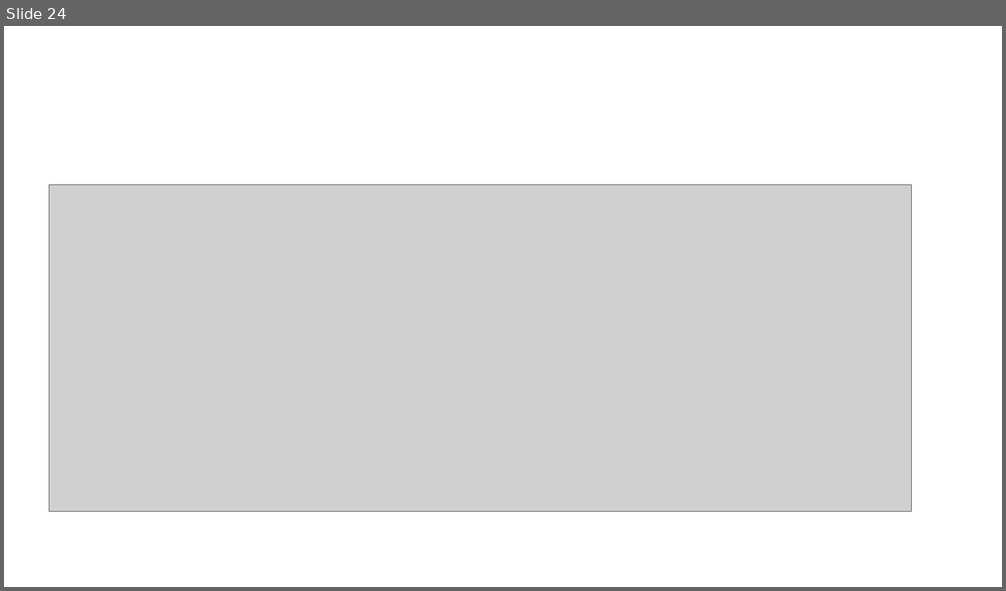
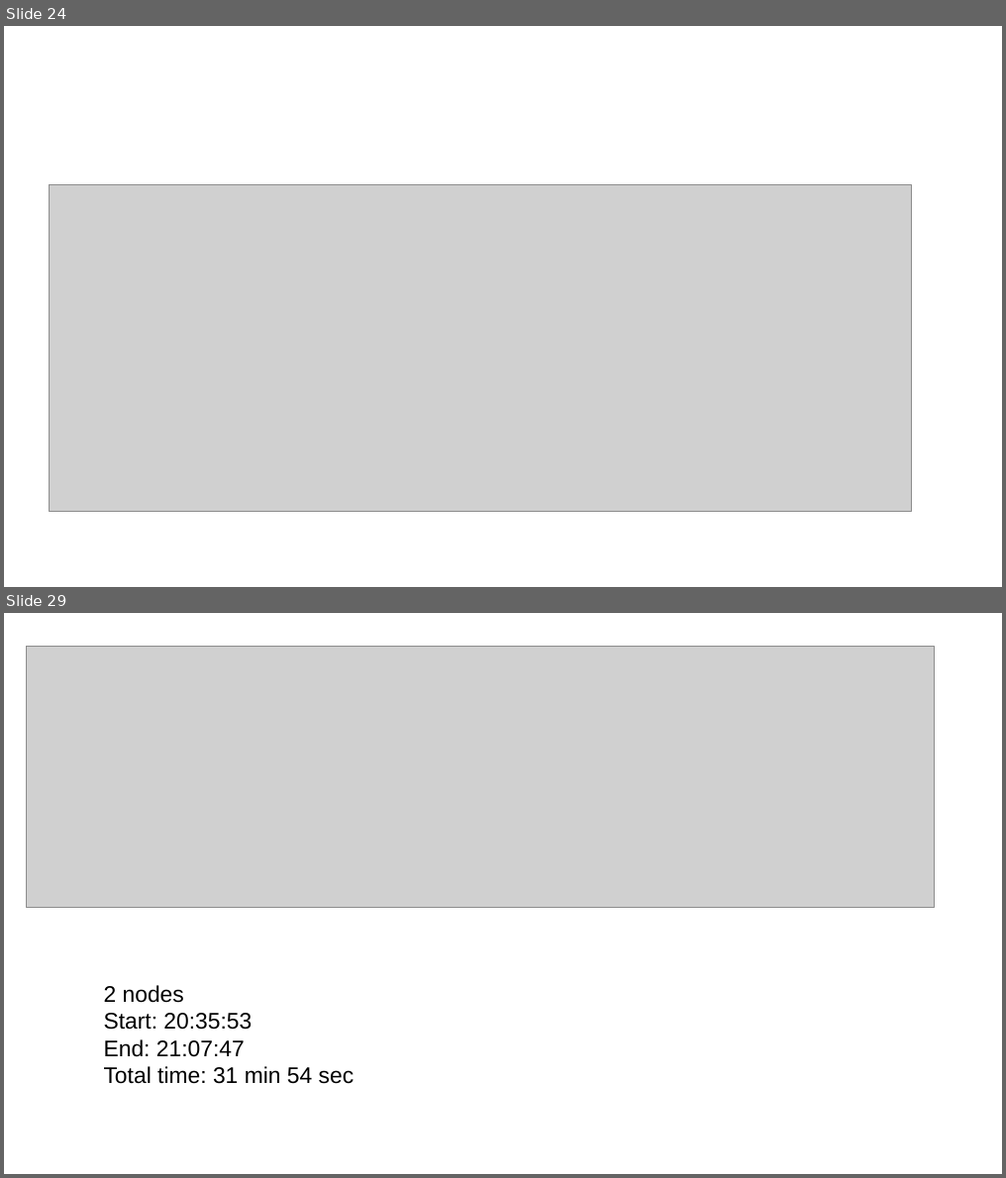
Before and after one commit to marioeljuga/Big-Data-WS2022-Spark, a slide deck: performance_analysis2.odp. Shown one above the other, each under a label of ours: slide 24 before the commit, slides 24 and 29 after it; the slides between them are not shown. The pictures are 1006x591 and 1006x1178 pixels, drawn with LibreOffice and Linux fonts; fonts in the diff are those of the drawing; grey boxes stand for pictures. Boxes give left, top, right and bottom in pixels: in the first picture for what was removed or moved away, otherwise in the second. Text is boxed around its words. In the diff, an @@ line names an element or a change of style, - is before the commit and + after.

```diff
--- a/performance_analysis2.odp
+++ b/performance_analysis2.odp
@@ slide 29 added at box(4, 613, 1002, 1174), background #FFFFFF @@
@@ picture added at box(27, 647, 934, 907) @@
@@ text added at box(104, 985, 354, 1084), 18 pt, text #000000 @@
+2 nodes
+Start: 20:35:53
+End: 21:07:47
+Total time: 31 min 54 sec
```
Also in this commit, not shown: 1 slide changed, 6 other slides added, 3 other files.
